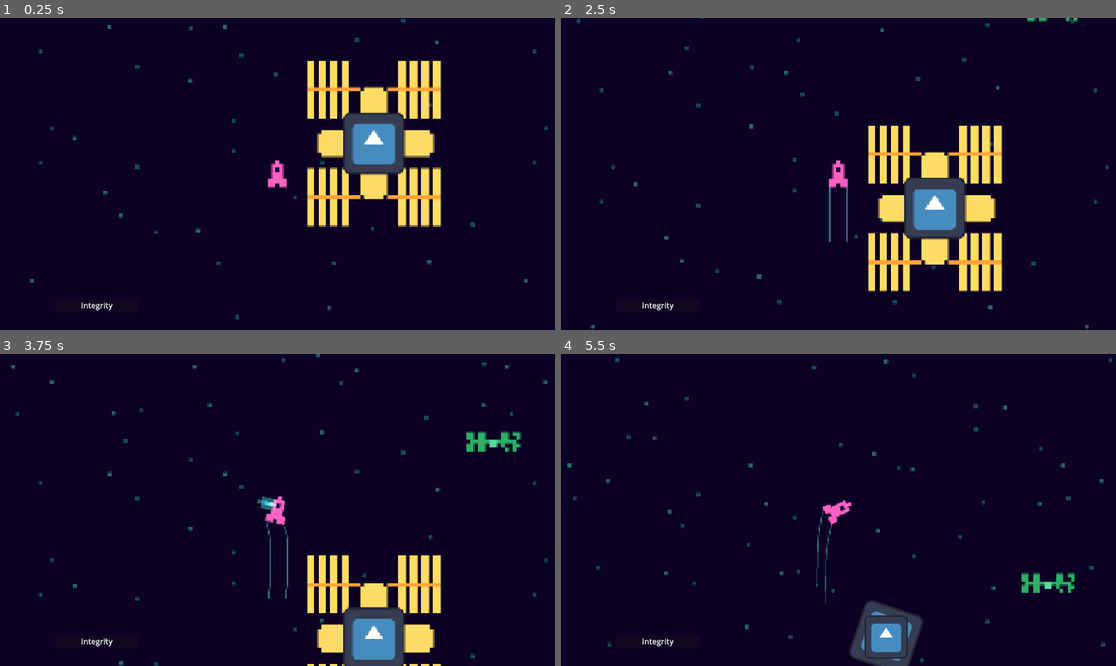
Above: before the commit, frames 1-4 (two rows, left to right).
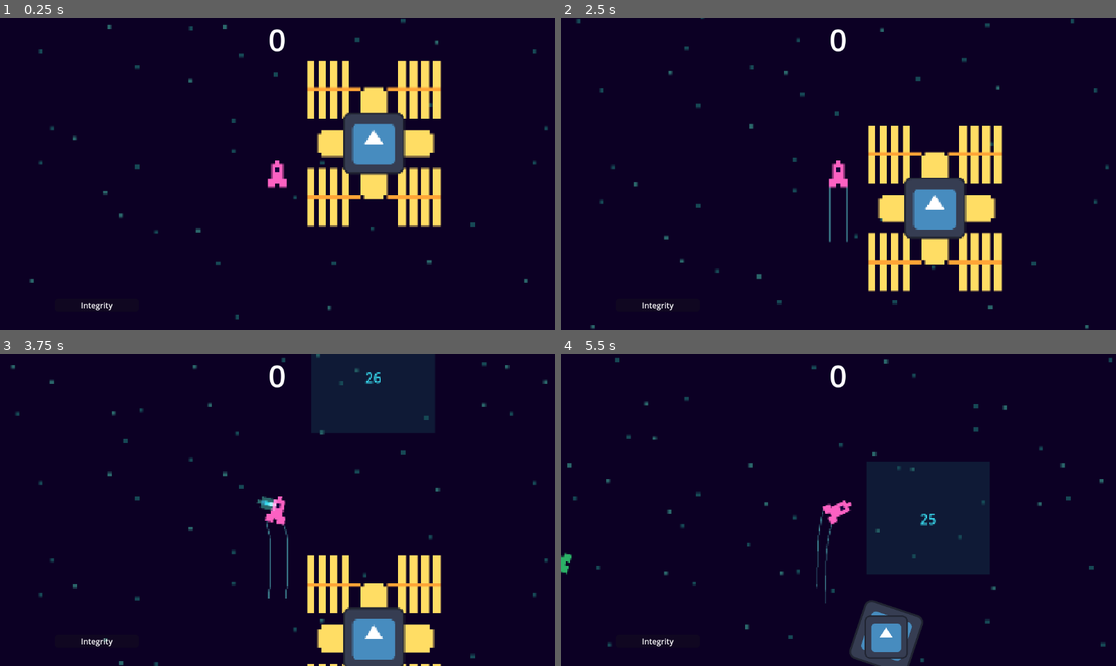
Above: after the commit, the same moments.

Repository: Salkin-Niklas/exgat
Game: Godot game, scene res://scenes/world.tscn
Two runs of this game, one before a commit and one after it. Both use one fixed random seed, a clock stepped at 60 frames per second and the inputs below. The engine's default icon, where the game draws it, is replaced by a stand-in: a white triangle on a blue panel in a dark square.
Inputs:
- Up to frame 1 (0.25 s): no input
- Up to frame 2 (2.5 s): tap Enter at 0.5 s; hold W (Boost) 0.53-1.28 s; tap Space (TractorBeam, bound only after the commit) at 0.8, 1.35, 2.3 s; tap W (Boost) at 1.55 s; hold W (Boost) from 2.03 s (still down)
- Up to frame 3 (3.75 s): release W (Boost) at 2.78 s; tap A (TurnL) at 2.85 s; tap W (Boost) at 3.05 s; hold D (TurnR) from 3.53 s (still down)
- Up to frame 4 (5.5 s): tap Space (TractorBeam, bound only after the commit) at 3.8, 4.35, 5.3 s; release D (TurnR) at 4.28 s; tap W (Boost) at 4.55 s; hold W (Boost) from 5.03 s (still down)

The runs differ from the first frame. In frame 1, 0.1% of the frame differs, in the area x 48-52%, y 3-11%; in frame 2, 0.2%; in frame 3, 6.1%; in frame 4, 8.5%, in the area x 0-93%, y 3-77%.

Commit message:
ADD: area for scoring

Diff:
--- /dev/null
+++ b/assets/scrap/scrap_physics.tres
@@ -0,0 +1,4 @@
+[gd_resource type="PhysicsMaterial" format=3 uid="uid://b6ow0io2roppl"]
+
+[resource]
+friction = 0.0
--- a/project.godot
+++ b/project.godot
@@ -38,6 +38,12 @@
 , Object(InputEventJoypadMotion,"resource_local_to_scene":false,"resource_name":"","device":-1,"axis":1,"axis_value":-1.0,"script":null)
 ]
 }
+TractorBeam={
+"deadzone": 0.2,
+"events": [Object(InputEventKey,"resource_local_to_scene":false,"resource_name":"","device":-1,"window_id":0,"alt_pressed":false,"shift_pressed":false,"ctrl_pressed":false,"meta_pressed":false,"pressed":false,"keycode":0,"physical_keycode":32,"key_label":0,"unicode":32,"location":0,"echo":false,"script":null)
+, Object(InputEventJoypadMotion,"resource_local_to_scene":false,"resource_name":"","device":-1,"axis":5,"axis_value":1.0,"script":null)
+]
+}
 
 [rendering]
 
--- /dev/null
+++ b/scenes/collection_area.tscn
@@ -0,0 +1,38 @@
+[gd_scene load_steps=4 format=3 uid="uid://6ja5jmfuopwo"]
+
+[ext_resource type="Script" uid="uid://biustfqt32mhv" path="res://scripts/collection_area.gd" id="1_jfbh3"]
+
+[sub_resource type="RectangleShape2D" id="RectangleShape2D_117s0"]
+size = Vector2(188, 175)
+
+[sub_resource type="SystemFont" id="SystemFont_jfbh3"]
+
+[node name="Node2D" type="Area2D"]
+script = ExtResource("1_jfbh3")
+
+[node name="ColorRect" type="ColorRect" parent="."]
+offset_right = 256.0
+offset_bottom = 234.0
+color = Color(0.08627451, 0.28235295, 0.33333334, 0.3647059)
+
+[node name="CollisionShape2D" type="CollisionShape2D" parent="."]
+position = Vector2(127, 118.5)
+shape = SubResource("RectangleShape2D_117s0")
+
+[node name="Label" type="Label" parent="."]
+offset_left = 67.0
+offset_top = 98.0
+offset_right = 190.0
+offset_bottom = 140.0
+theme_override_colors/font_color = Color(0.21960784, 0.8627451, 0.94509804, 1)
+theme_override_fonts/font = SubResource("SystemFont_jfbh3")
+theme_override_font_sizes/font_size = 30
+text = "30"
+horizontal_alignment = 1
+
+[node name="Timer" type="Timer" parent="."]
+wait_time = 30.0
+autostart = true
+
+[connection signal="body_entered" from="." to="." method="_on_body_entered"]
+[connection signal="timeout" from="Timer" to="." method="_on_timer_timeout"]
--- a/scenes/player.tscn
+++ b/scenes/player.tscn
@@ -1,7 +1,8 @@
-[gd_scene load_steps=12 format=3 uid="uid://cpanwsqsc672a"]
+[gd_scene load_steps=13 format=3 uid="uid://cpanwsqsc672a"]
 
 [ext_resource type="Texture2D" uid="uid://b2i7vafpaompu" path="res://assets/player/player.png" id="1_3vyb7"]
 [ext_resource type="Script" uid="uid://dlrrsreh8dfr2" path="res://scripts/player.gd" id="2_g2els"]
+[ext_resource type="AudioStream" uid="uid://cbme5n241lsrs" path="res://sfx/sfx_Wuschhhh1.mp3" id="3_qhqgy"]
 
 [sub_resource type="AtlasTexture" id="AtlasTexture_g2els"]
 atlas = ExtResource("1_3vyb7")
@@ -114,10 +115,17 @@
 shape = SubResource("ConvexPolygonShape2D_g2els")
 
 [node name="AnimatedSprite2D" type="AnimatedSprite2D" parent="Tractor"]
+visible = false
 
 [node name="Line2D" type="Line2D" parent="."]
 default_color = Color(0.22352941, 0.46666667, 0.5294118, 1)
 
+[node name="eninge_sound" type="AudioStreamPlayer" parent="."]
+stream = ExtResource("3_qhqgy")
+volume_db = -2.863
+autoplay = true
+parameters/looping = true
+
 [connection signal="timeout" from="HitEffectTimeout" to="." method="_on_hit_effect_timeout_timeout"]
 [connection signal="body_entered" from="Tractor" to="." method="_on_tractor_body_entered"]
 [connection signal="body_exited" from="Tractor" to="." method="_on_tractor_body_exited"]
--- a/scenes/scrap_antenna.tscn
+++ b/scenes/scrap_antenna.tscn
@@ -1,8 +1,10 @@
-[gd_scene load_steps=2 format=3 uid="uid://bxtssns1bg2yp"]
+[gd_scene load_steps=3 format=3 uid="uid://bxtssns1bg2yp"]
 
 [ext_resource type="Texture2D" uid="uid://yltrccd0nl47" path="res://assets/scrap/antenna.png" id="1_1yx6w"]
+[ext_resource type="Script" uid="uid://do5lnojdq2na0" path="res://scripts/scrap.gd" id="1_nhmj4"]
 
 [node name="Node2D" type="RigidBody2D"]
+script = ExtResource("1_nhmj4")
 
 [node name="Sprite2D" type="Sprite2D" parent="."]
 texture = ExtResource("1_1yx6w")
--- a/scenes/world.tscn
+++ b/scenes/world.tscn
@@ -7,7 +7,9 @@
 [ext_resource type="Script" path="res://scripts/scrap_spawner.gd" id="4_k0juu"]
 [ext_resource type="Texture2D" uid="uid://cnn3v2fltfy3v" path="res://assets/background/stars1.png" id="5_71j4m"]
 [ext_resource type="PackedScene" path="res://scenes/scrap_satellite2.tscn" id="7_i7141"]
+[ext_resource type="PackedScene" uid="uid://6ja5jmfuopwo" path="res://scenes/collection_area.tscn" id="6_e3hyu"]
 [ext_resource type="AudioStream" uid="uid://csw41083hmrb3" path="res://assets/music/Spacejam(nur_Drums).mp3" id="8_4mrxx"]
+[ext_resource type="Script" uid="uid://drv6q67vdktv5" path="res://scripts/points.gd" id="8_e3hyu"]
 [ext_resource type="Shader" uid="uid://5ae6j0iot63s" path="res://shaders/world_pp.gdshader" id="8_w7kh3"]
 [ext_resource type="AudioStream" uid="uid://bjcm7ua65nim2" path="res://assets/music/Spacejam(ohne_Drums).mp3" id="9_7r4gi"]
 [ext_resource type="Texture2D" uid="uid://b8ixrqxgy0ucu" path="res://icon.svg" id="9_e3hyu"]
@@ -51,6 +53,9 @@
 [node name="Sprite2D" type="Sprite2D" parent="Game/Parallax2D2"]
 texture = ExtResource("3_qfnet")
 
+[node name="Node2D" parent="Game" instance=ExtResource("6_e3hyu")]
+position = Vector2(-129, -662)
+
 [node name="Station" parent="Game" instance=ExtResource("2_rwgxs")]
 
 [node name="Trail" type="Line2D" parent="Game"]
@@ -78,11 +83,8 @@
 script = ExtResource("4_k0juu")
 
 [node name="Timer" type="Timer" parent="Game/ScrapSpawner"]
-one_shot = true
+wait_time = 5.0
 autostart = true
-
-[node name="Node2D" parent="Game" instance=ExtResource("7_i7141")]
-position = Vector2(248, -409)
 
 [node name="Postprocessing" type="CanvasLayer" parent="Game"]
 
@@ -160,6 +162,25 @@
 [node name="Sprite2D2" type="Sprite2D" parent="GUI/station_direction"]
 scale = Vector2(0.7, 0.7)
 texture = ExtResource("9_e3hyu")
+[node name="Score" type="Control" parent="GUI"]
+layout_mode = 3
+anchors_preset = 5
+anchor_left = 0.5
+anchor_right = 0.5
+offset_left = -576.0
+offset_right = 576.0
+offset_bottom = 40.0
+grow_horizontal = 2
+
+[node name="Label" type="Label" parent="GUI/Score"]
+layout_mode = 1
+anchors_preset = -1
+anchor_right = 1.0
+anchor_bottom = 0.57500005
+theme_override_font_sizes/font_size = 64
+text = "0"
+horizontal_alignment = 1
+script = ExtResource("8_e3hyu")
 
 [node name="AudioStreamPlayer" type="AudioStreamPlayer" parent="."]
 process_mode = 3
@@ -173,3 +194,6 @@
 volume_db = 8.588
 autoplay = true
 parameters/looping = true
+
+[connection signal="on_score" from="Game/ScrapSpawner" to="GUI/Score/Label" method="_on_scrap_spawner_on_score"]
+[connection signal="timeout" from="Game/ScrapSpawner/Timer" to="Game/ScrapSpawner" method="_on_timer_timeout"]
--- /dev/null
+++ b/scripts/collection_area.gd
@@ -0,0 +1,14 @@
+extends Area2D
+
+func _process(_delta: float) -> void:
+	$Label.text = str(int(round($Timer.time_left)))
+
+
+func _on_timer_timeout() -> void:
+	position = Vector2(randf_range(-500,500), randf_range(-500,500))
+
+
+func _on_body_entered(body: Node2D) -> void:
+	if body is RigidBody2D:
+		$"../ScrapSpawner".score(1)
+		body.queue_free()
--- a/scripts/player.gd
+++ b/scripts/player.gd
@@ -23,8 +23,11 @@
 func _physics_process(delta: float) -> void:
 	var base: String = "idle"
 	if Input.is_action_pressed("Boost"):
-		velocity.x += BOOST_FORCE*delta * sin(rotation)
-		velocity.y -= BOOST_FORCE*delta * cos(rotation)
+		const break_boost: float = 0
+		#var break_boost: float = (get_angle_to(to_global(velocity)))/PI * 100
+		#if velocity.length() < 10: break_boost = 0
+		velocity.x += (BOOST_FORCE+break_boost)*delta * sin(rotation)
+		velocity.y -= (BOOST_FORCE+break_boost)*delta * cos(rotation)
 		base = "boost"
 	if Input.is_action_pressed("TurnL"):
 		rotation -= TURNING_SPEED*delta
@@ -32,6 +35,8 @@
 	elif Input.is_action_pressed("TurnR"):
 		rotation += TURNING_SPEED*delta
 		base += "L"
+
+	$eninge_sound.stream_paused = base == "idle"
 
 	move_and_slide()
 	if randi() % 2 == 0:
@@ -56,7 +61,7 @@
 			#health-= damage
 			#health_changed.emit(health)
 
-	if Input.is_key_pressed(KEY_SPACE):
+	if Input.is_action_pressed("TractorBeam"):
 		$Tractor.monitoring = true
 	else:
 		$Tractor.monitoring = false
--- /dev/null
+++ b/scripts/points.gd
@@ -0,0 +1,7 @@
+extends Label
+
+var points: int = 0
+
+func _on_scrap_spawner_on_score(pts: int) -> void:
+	points += pts
+	text = str(points)
--- /dev/null
+++ b/scripts/scrap.gd
@@ -0,0 +1,8 @@
+extends RigidBody2D
+
+const DELETE_DIST = 650
+
+func  _process(_delta: float) -> void:
+	if ($"../../Station".position - position).length() > DELETE_DIST and ($"../../Player".position - position).length() > DELETE_DIST:
+		print("Deleted Scrap")
+		queue_free()
--- a/scripts/scrap_spawner.gd
+++ b/scripts/scrap_spawner.gd
@@ -1 +1,42 @@
 extends Node2D
+
+const SCRAP_OPTIONS = [
+		preload("res://scenes/scrap1.tscn"),
+		preload("res://scenes/scrap_antenna.tscn"),
+		preload("res://scenes/scrap_player.tscn"),
+		preload("res://scenes/scrap_satellite2.tscn"),
+		preload("res://scenes/scrap_satellite1.tscn")
+	]
+
+const CREATE_RADIUS = 600
+const CREATE_VISUAL_RADIUS = 500
+
+signal on_score(pts: int)
+
+func create_scrap()->void:
+	var new_scrap: RigidBody2D = SCRAP_OPTIONS[randi() % len(SCRAP_OPTIONS)].instantiate()
+	var thau: float = randf() * 2 * PI
+	var target: Vector2 = $"../Station".position
+	if (randi() % 2 == 0): target = $"../Player".position
+
+	new_scrap.position.x = CREATE_RADIUS * cos(thau) + target.x
+	new_scrap.position.y = CREATE_RADIUS * sin(thau) + target.y
+
+	if ($"../Station".position - new_scrap.position).length() < CREATE_VISUAL_RADIUS or ($"../Player".position - new_scrap.position).length() < CREATE_VISUAL_RADIUS:
+		return
+
+	new_scrap.rotation = randf() * 2 * PI
+	new_scrap.gravity_scale = 0
+	new_scrap.physics_material_override = preload("res://assets/scrap/scrap_physics.tres")
+
+	new_scrap.apply_central_impulse(((target - new_scrap.position).normalized().rotated(randf() * 2-1)) * ((randf() * 60)+10))
+	new_scrap.set_script(preload("res://scripts/scrap.gd"))
+	add_child(new_scrap)
+	print("Scrap added at ", new_scrap.position)
+
+func _on_timer_timeout() -> void:
+	$Timer.wait_time = max($Timer.wait_time-0.05, 0.5)
+	create_scrap()
+
+func score(pts: int):
+	on_score.emit(pts)
--- a/scripts/station.gd
+++ b/scripts/station.gd
@@ -14,7 +14,7 @@
 	#var other_shape_owner = body.shape_find_owner(body_shape_index)
 	#var other_shape_node = body.shape_owner_get_owner(other_shape_owner)
 	#other_shape_node.get_parent().destroy()
-	if body is CharacterBody2D:
+	if body is not RigidBody2D:
 		return
 	body.queue_free()
 
Not shown, added: scripts/collection_area.gd.uid
Not shown, added: scripts/points.gd.uid
Not shown, added: scripts/scrap.gd.uid
Not shown, added: sfx/sfx_Wuschhhh1.mp3.import
Not shown, added: sfx/sfx_Wuschhhh1.mp3
